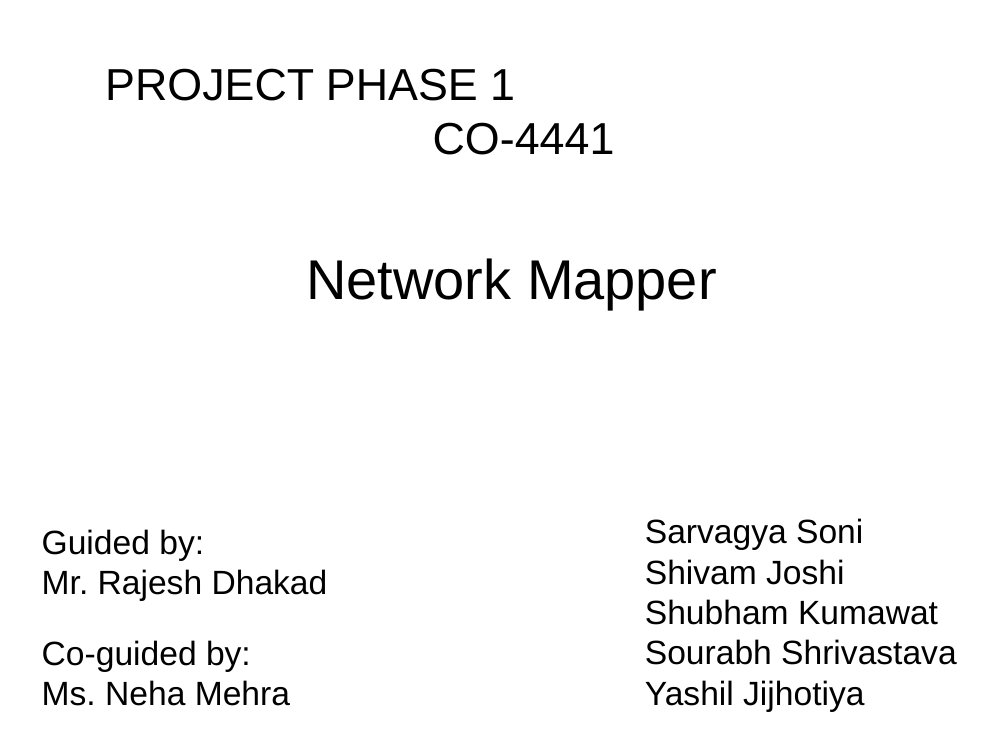
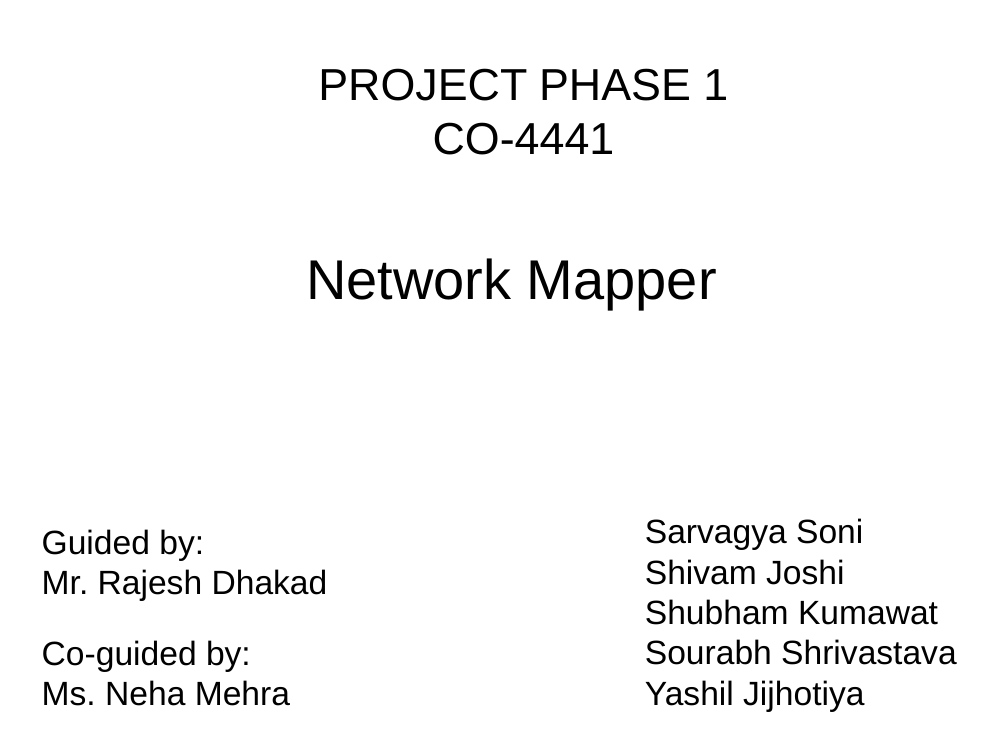
Before and after one commit to sourabh14/network-mapper, a slide deck: slide 1 of docs/project-presentation.pptx. Drawn at 1008x756 pixels with LibreOffice and Linux fonts; fonts in the diff are those of the drawing. Boxes give left, top, right and bottom in pixels: in the first picture for what was removed or moved away, otherwise in the second. Text is boxed around its words. In the diff, an @@ line names an element or a change of style, - is before the commit and + after.

```diff
--- a/docs/project-presentation.pptx
+++ b/docs/project-presentation.pptx
@@ text at [318, 68, 728, 155]: text changed @@
-PROJECT PHASE 1
-CO-4441
+PROJECT PHASE 1
+CO-4441
```
Also in this commit, not shown: 5 other slides changed, 2 slides added, 1 other file.
